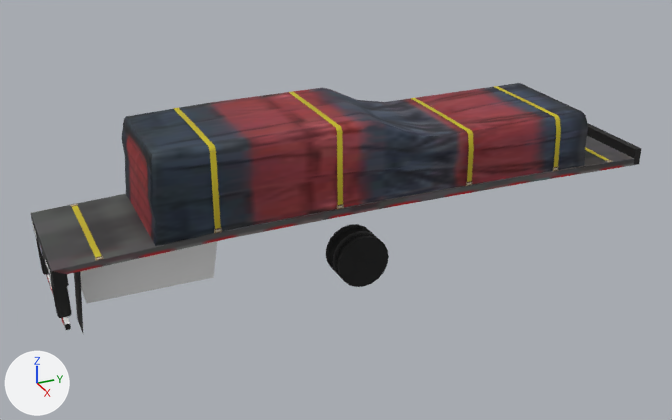
The glTF model dealership/dealership/models/MCLA_VA_SEMITRUCK_00_FLATLOADED.glb as it was, and as the next commit left it.
Both versions are drawn from a 50 mm camera at (16.11, -7.75, 9.22) aimed at (-0.04, -0.48, 1.15). The lights are fixed; the arrows at lower left show +X, +Y and +Z. The first picture is the older version. Vertices at exactly the same position are counted once.

Objects in the first picture: 'va_semitruck_00_flatloaded/resources/vehicle/va_semitruck_00_flatloaded/body_lod_0.xrsc@vroot'.
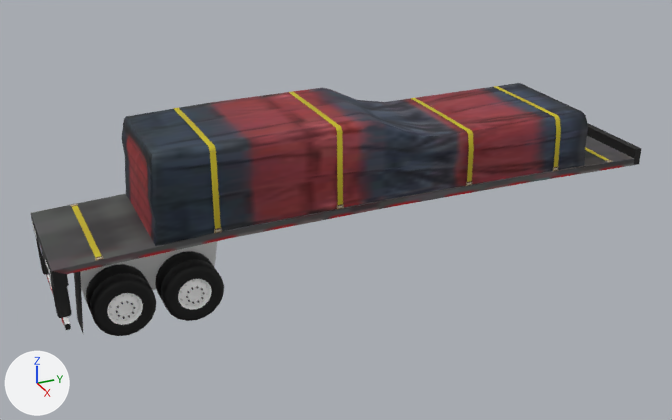
Boxes (x1, y1, x2, y2) around the edits, measured in the pictures (672 x 420 px):
'va_semitruck_00_flatloaded/resources/vehicle/va_semitruck_00_flatloaded/body_lod_0.xrsc@resource_root/model7', added
    after: (86, 264, 156, 336)
'va_semitruck_00_flatloaded/resources/vehicle/va_semitruck_00_flatloaded/body_lod_0.xrsc@resource_root/model3', added
    after: (155, 251, 224, 321)
'va_semitruck_00_flatloaded/resources/vehicle/va_semitruck_00_flatloaded/body_lod_0.xrsc@resource_root/model6', added
    after: (107, 293, 143, 325)
    faces in mat_va_semitruck_00_flatloaded_resources_vehicle_va_semitruck_00_flatloaded_body_lod_0_xrsc_shader2 (picture img_va_semitruck_00_flatloaded_resources_vehicle_va_semitruck_00_flatloaded_body_lod_0_xrsc_swatch_white_dds_139264): (107, 293, 143, 325)
'va_semitruck_00_flatloaded/resources/vehicle/va_semitruck_00_flatloaded/body_lod_0.xrsc@resource_root/model2', added
    after: (178, 279, 212, 310)
    faces in mat_va_semitruck_00_flatloaded_resources_vehicle_va_semitruck_00_flatloaded_body_lod_0_xrsc_shader2 (picture img_va_semitruck_00_flatloaded_resources_vehicle_va_semitruck_00_flatloaded_body_lod_0_xrsc_swatch_white_dds_139264): (178, 279, 212, 310)
part 1 of me_va_semitruck_00_flatloaded_resources_vehicle_va_semitruck_00_flatloaded_body_lod_0_xrsc, deleted
    before: (326, 224, 389, 287)

Edits to the bpy script that builds the scene:
```text
Change me_va_semitruck_00_flatloaded_resources_vehicle_va_semitruck_00_flatloaded_body_lod_0_xrsc:
    remove me_va_semitruck_00_flatloaded_resources_vehicle_va_semitruck_00_flatloaded_body_lod_0_xrsc.from_pydata(...)  # 1920 vertices, 3458 faces; spans x -1.3..1.3, y -6.42..6.3, z -0.58..3.46
    add me_va_semitruck_00_flatloaded_resources_vehicle_va_semitruck_00_flatloaded_body_lod_0_xrsc.from_pydata(...)  # 591 vertices, 879 faces; spans x -1.3..1.3, y -6.42..6.3, z 0.24..3.46
    me_va_semitruck_00_flatloaded_resources_vehicle_va_semitruck_00_flatloaded_body_lod_0_xrsc part 1: 42 loose pieces with 1329 vertices, spanning x -0.35..0.35, y -0.58..0.58, z -0.58..0.58, are deleted
    remove me_va_semitruck_00_flatloaded_resources_vehicle_va_semitruck_00_flatloaded_body_lod_0_xrsc.materials.append(mat_va_semitruck_00_flatloaded_resources_vehicle_va_semitruck_00_flatloaded_body_lod_0_xrsc_shader2)  # picture img_va_semitruck_00_flatloaded_resources_vehicle_va_semitruck_00_flatloaded_body_lod_0_xrsc_swatch_white_dds_139264
    remove me_va_semitruck_00_flatloaded_resources_vehicle_va_semitruck_00_flatloaded_body_lod_0_xrsc.materials.append(mat_va_semitruck_00_flatloaded_resources_vehicle_va_semitruck_00_flatloaded_body_lod_0_xrsc_shader3)
Add ob_va_semitruck_00_flatloaded_resources_vehicle_va_semitruck_00_flatloaded_body_lod_0_xrsc_resource_root_model7:
    ob_va_semitruck_00_flatloaded_resources_vehicle_va_semitruck_00_flatloaded_body_lod_0_xrsc_resource_root_model7 = bpy.data.objects.new('va_semitruck_00_flatloaded/resources/vehicle/va_semitruck_00_flatloaded/body_lod_0.xrsc@resource_root/model7', me_va_semitruck_00_flatloaded_resources_vehicle_va_semitruck_00_flatloaded_body_lod_0_xrsc_007)  # 160 vertices, 298 faces; spans x -0.354..0.323, y -0.584..0.584, z -0.584..0.584
    ob_va_semitruck_00_flatloaded_resources_vehicle_va_semitruck_00_flatloaded_body_lod_0_xrsc_resource_root_model7.location = (0.89, -5.22, 0.57)
Add ob_va_semitruck_00_flatloaded_resources_vehicle_va_semitruck_00_flatloaded_body_lod_0_xrsc_resource_root_model6:
    ob_va_semitruck_00_flatloaded_resources_vehicle_va_semitruck_00_flatloaded_body_lod_0_xrsc_resource_root_model6 = bpy.data.objects.new('va_semitruck_00_flatloaded/resources/vehicle/va_semitruck_00_flatloaded/body_lod_0.xrsc@resource_root/model6', me_va_semitruck_00_flatloaded_resources_vehicle_va_semitruck_00_flatloaded_body_lod_0_xrsc_006)  # 361 vertices, 540 faces; spans x 0.218..0.354, y -0.323..0.323, z -0.323..0.323; in mat_va_semitruck_00_flatloaded_resources_vehicle_va_semitruck_00_flatloaded_body_lod_0_xrsc_shader1 (white #e7e7e7), mat_va_semitruck_00_flatloaded_resources_vehicle_va_semitruck_00_flatloaded_body_lod_0_xrsc_shader2 (picture img_va_semitruck_00_flatloaded_resources_vehicle_va_semitruck_00_flatloaded_body_lod_0_xrsc_swatch_white_dds_139264)
    ob_va_semitruck_00_flatloaded_resources_vehicle_va_semitruck_00_flatloaded_body_lod_0_xrsc_resource_root_model6.location = (0.89, -5.22, 0.57)
Add ob_va_semitruck_00_flatloaded_resources_vehicle_va_semitruck_00_flatloaded_body_lod_0_xrsc_resource_root_model3:
    ob_va_semitruck_00_flatloaded_resources_vehicle_va_semitruck_00_flatloaded_body_lod_0_xrsc_resource_root_model3 = bpy.data.objects.new('va_semitruck_00_flatloaded/resources/vehicle/va_semitruck_00_flatloaded/body_lod_0.xrsc@resource_root/model3', me_va_semitruck_00_flatloaded_resources_vehicle_va_semitruck_00_flatloaded_body_lod_0_xrsc_003)  # 160 vertices, 298 faces; spans x -0.354..0.323, y -0.584..0.584, z -0.584..0.584
    ob_va_semitruck_00_flatloaded_resources_vehicle_va_semitruck_00_flatloaded_body_lod_0_xrsc_resource_root_model3.location = (0.89, -3.91, 0.57)
Add ob_va_semitruck_00_flatloaded_resources_vehicle_va_semitruck_00_flatloaded_body_lod_0_xrsc_resource_root_model2:
    ob_va_semitruck_00_flatloaded_resources_vehicle_va_semitruck_00_flatloaded_body_lod_0_xrsc_resource_root_model2 = bpy.data.objects.new('va_semitruck_00_flatloaded/resources/vehicle/va_semitruck_00_flatloaded/body_lod_0.xrsc@resource_root/model2', me_va_semitruck_00_flatloaded_resources_vehicle_va_semitruck_00_flatloaded_body_lod_0_xrsc_002)  # 361 vertices, 540 faces; spans x 0.218..0.354, y -0.323..0.322, z -0.322..0.322; in mat_va_semitruck_00_flatloaded_resources_vehicle_va_semitruck_00_flatloaded_body_lod_0_xrsc_shader1 (white #e7e7e7), mat_va_semitruck_00_flatloaded_resources_vehicle_va_semitruck_00_flatloaded_body_lod_0_xrsc_shader2 (picture img_va_semitruck_00_flatloaded_resources_vehicle_va_semitruck_00_flatloaded_body_lod_0_xrsc_swatch_white_dds_139264)
    ob_va_semitruck_00_flatloaded_resources_vehicle_va_semitruck_00_flatloaded_body_lod_0_xrsc_resource_root_model2.location = (0.89, -3.91, 0.57)
```
